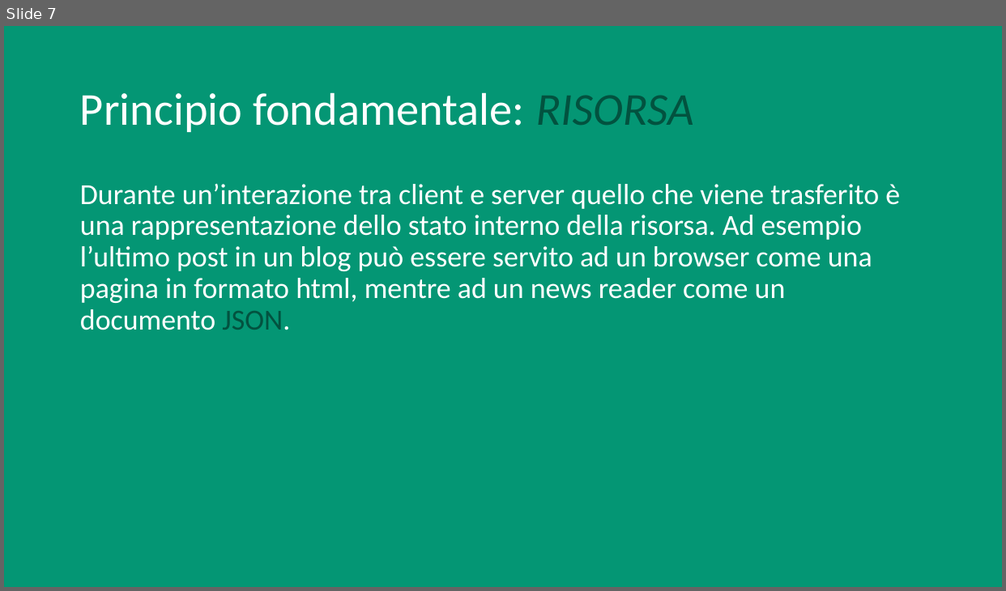
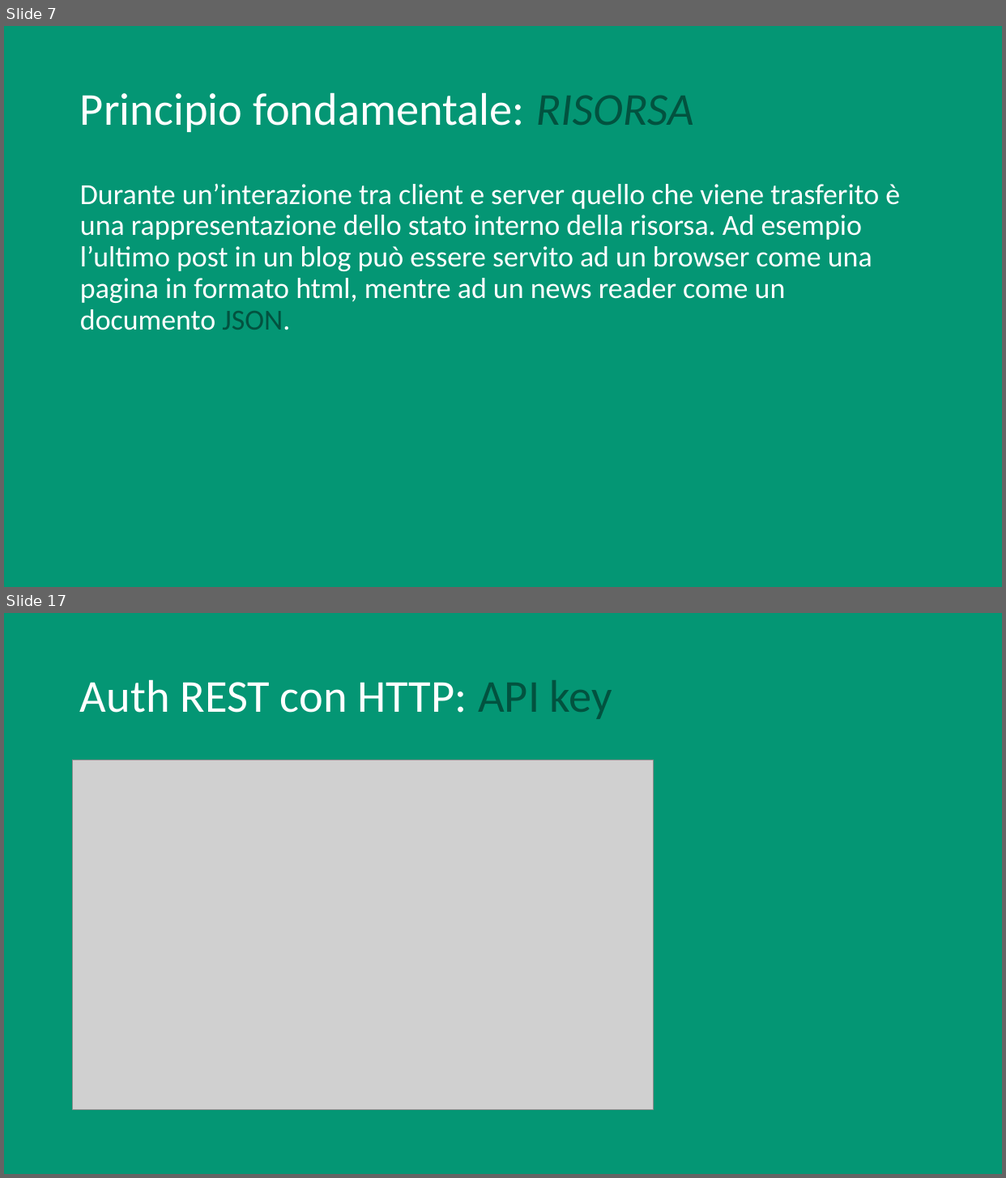
Before and after one commit to vassallocarlo/Tesi-RESTful, a slide deck: REST.pptx. Shown one above the other, each under a label of ours: slide 7 before the commit, slides 7 and 17 after it; the slides between them are not shown. The pictures are 1006x591 and 1006x1178 pixels, drawn with LibreOffice and Linux fonts; fonts in the diff are those of the drawing; grey boxes stand for pictures. Boxes give left, top, right and bottom in pixels: in the first picture for what was removed or moved away, otherwise in the second. Text is boxed around its words. In the diff, an @@ line names an element or a change of style, - is before the commit and + after.

Commit message:
rest auth

```diff
--- a/REST.pptx
+++ b/REST.pptx
@@ slide 17 added at <box>4,613,1002,1174</box>, background #049674 @@
@@ title added at <box>80,679,612,719</box>, 44 pt, text #FFFFFF @@
+Auth REST con HTTP: API key
@@ picture added at <box>73,760,653,1110</box> @@
```
Also in this commit, not shown: 3 slides changed, 6 other slides added, 4 other files.
